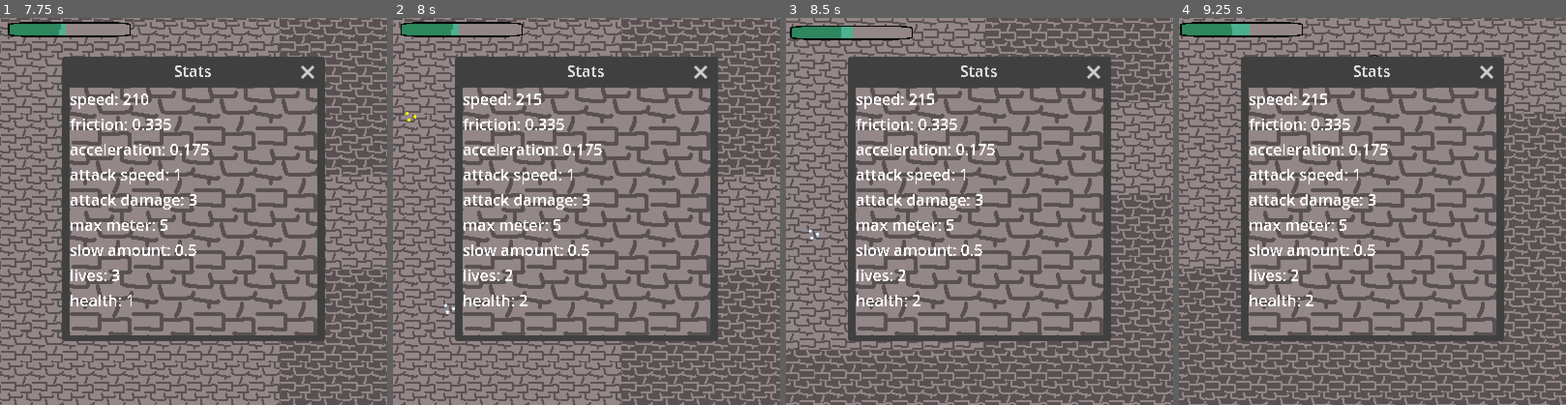
Above: before the commit, frames 1-4 (left to right).
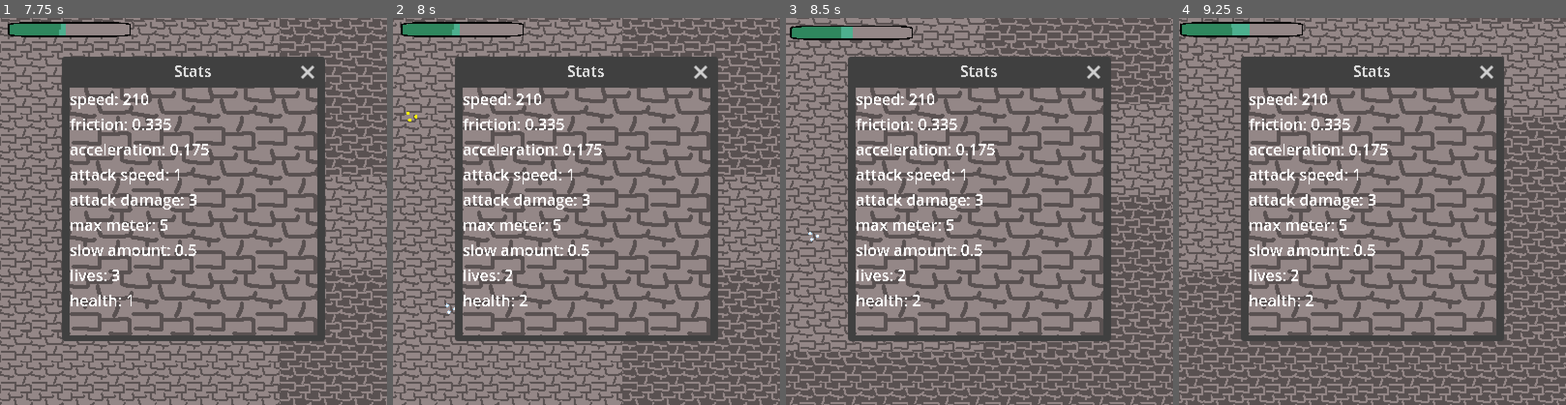
Above: after the commit, the same moments.

Repository: pYMxlobo/itemfinity
Game: Godot game, scene res://scenes/testo.tscn
Two runs of this game, one before a commit and one after it. Both use one fixed random seed, a clock stepped at 60 frames per second and the inputs below.
Inputs (mouse positions are in pixels of both pictures, inside the frame that each line leads up to):
- Up to frame 1 (7.75 s): tap Enter at 0.5 s; move the mouse to (278, 192) at 0.52 s; hold D (right) 0.53-1.28 s; hold Q (shooting, bound only before the commit) 0.53-1.28 s; move the mouse to (116, 230) at 1.27 s; hold S (down) 1.28-2.03 s; tap Q (shooting, bound only before the commit) at 1.35, 2.3, 2.85, 4.55, 5.85, 6.8, 7.35 s; move the mouse to (232, 126) at 2.02 s; hold D (right) 2.03-2.78 s; hold F (slow) 2.03-2.78 s; move the mouse to (174, 288) at 2.77 s; hold W (up) 2.78-3.53 s; move the mouse to (309, 269) at 3.52 s; hold Q (shooting, bound only before the commit) 3.53-4.28 s; hold A (left) 3.53-5.03 s; move the mouse to (77, 153) at 4.27 s; tap F (slow) at 4.35 s; move the mouse to (212, 211) at 5.02 s; hold S (down) 5.03-5.78 s; hold Q (shooting, bound only before the commit) 5.03-5.78 s; move the mouse to (135, 114) at 5.77 s; hold D (right) 5.78-6.53 s; move the mouse to (278, 192) at 6.52 s; hold W (up) 6.53-7.28 s; hold F (slow) 6.53-7.28 s; move the mouse to (116, 230) at 7.27 s; hold D (right) from 7.28 s (still down)
- Up to frame 2 (8 s): keep holding D (right)
- Up to frame 3 (8.5 s): move the mouse to (1018, 126) at 8.02 s; release D (right) at 8.03 s; hold S (down) from 8.03 s (still down); hold Q (shooting, bound only before the commit) from 8.03 s (still down)
- Up to frame 4 (9.25 s): move the mouse to (1353, 288) at 8.77 s; release S (down) at 8.78 s; release Q (shooting, bound only before the commit) at 8.78 s; hold A (left) from 8.78 s (still down); tap F (slow) at 8.85 s; tap Q (shooting, bound only before the commit) at 9.05 s

Frame 1 is identical in both runs. In frame 2, 6.5% of the frame differs, in the area x 0-100%, y 0-100%; in frame 3, 22%; in frame 4, 25%.

Commit message:
backup since my power is flashing

Diff:
--- a/project.godot
+++ b/project.godot
@@ -79,13 +79,28 @@
 , Object(InputEventJoypadButton,"resource_local_to_scene":false,"resource_name":"","device":-1,"button_index":1,"pressure":0.0,"pressed":true,"script":null)
 ]
 }
-shooting={
+atk_up={
 "deadzone": 0.5,
-"events": [Object(InputEventKey,"resource_local_to_scene":fa …(140 unchanged characters)… d":false,"keycode":0,"physical_keycode":81,"key_label":0,"unicode":113,"echo":false,"script":null)
-, Object(InputEventKey,"resource_local_to_scene":false,"resource_name":"","device":-1,"window_id":0,"alt_pressed":false,"shift_pressed":false,"ctrl_pressed":false,"meta_pressed":false,"pressed":false,"keycode":0,"physical_keycode":69,"key_label":0,"unicode":101,"echo":false,"script":null)
-, Object(InputEventKey,"resource_local_to_scene":false,"resource_name":"","device":-1,"window_id":0,"alt_pressed":false,"shift_pressed":false,"ctrl_pressed":false,"meta_pressed":false,"pressed":false,"keycode":0,"physical_keycode":32,"key_label":0,"unicode":32,"echo":false,"script":null)
-, Object(InputEventJoypadMotion,"resource_local_to_scene":false,"resource_name":"","device":-1,"axis":4,"axis_value":1.0,"script":null)
-, Object(InputEventJoypadMotion,"resource_local_to_scene":false,"resource_name":"","device":-1,"axis":5,"axis_value":1.0,"script":null)
+"events": [Object(InputEventKey,"resource_local_to_scene":fa …(140 unchanged characters)… d":false,"keycode":0,"physical_keycode":4194320,"key_label":0,"unicode":0,"echo":false,"script":null)
+, Object(InputEventJoypadMotion,"resource_local_to_scene":false,"resource_name":"","device":-1,"axis":3,"axis_value":-1.0,"script":null)
+]
+}
+atk_down={
+"deadzone": 0.5,
+"events": [Object(InputEventKey,"resource_local_to_scene":false,"resource_name":"","device":-1,"window_id":0,"alt_pressed":false,"shift_pressed":false,"ctrl_pressed":false,"meta_pressed":false,"pressed":false,"keycode":0,"physical_keycode":4194322,"key_label":0,"unicode":0,"echo":false,"script":null)
+, Object(InputEventJoypadMotion,"resource_local_to_scene":false,"resource_name":"","device":-1,"axis":3,"axis_value":1.0,"script":null)
+]
+}
+atk_left={
+"deadzone": 0.5,
+"events": [Object(InputEventKey,"resource_local_to_scene":false,"resource_name":"","device":-1,"window_id":0,"alt_pressed":false,"shift_pressed":false,"ctrl_pressed":false,"meta_pressed":false,"pressed":false,"keycode":0,"physical_keycode":4194319,"key_label":0,"unicode":0,"echo":false,"script":null)
+, Object(InputEventJoypadMotion,"resource_local_to_scene":false,"resource_name":"","device":-1,"axis":2,"axis_value":-1.0,"script":null)
+]
+}
+atk_right={
+"deadzone": 0.5,
+"events": [Object(InputEventKey,"resource_local_to_scene":false,"resource_name":"","device":-1,"window_id":0,"alt_pressed":false,"shift_pressed":false,"ctrl_pressed":false,"meta_pressed":false,"pressed":false,"keycode":0,"physical_keycode":4194321,"key_label":0,"unicode":0,"echo":false,"script":null)
+, Object(InputEventJoypadMotion,"resource_local_to_scene":false,"resource_name":"","device":-1,"axis":2,"axis_value":1.0,"script":null)
 ]
 }
 
--- a/scenes/the_orb.tscn
+++ b/scenes/the_orb.tscn
@@ -9,6 +9,7 @@
 [ext_resource type="Script" path="res://scripts/healthtext.gd" id="6_27tuu"]
 [ext_resource type="Shader" path="res://other/haha.gdshader" id="7_yfjid"]
 [ext_resource type="Texture2D" uid="uid://2whsm5f4ge8c" path="res://sprites/bricktile.png" id="9_042w4"]
+[ext_resource type="Script" path="res://scripts/longattackhitbox.gd" id="10_svbsa"]
 
 [sub_resource type="CircleShape2D" id="CircleShape2D_2fwfk"]
 radius = 6.0
@@ -90,12 +91,15 @@
 [sub_resource type="GradientTexture2D" id="GradientTexture2D_kq677"]
 gradient = SubResource("Gradient_jm2n8")
 
+[sub_resource type="RectangleShape2D" id="RectangleShape2D_0wwew"]
+size = Vector2(16, 10)
+
 [node name="The Orb" type="CharacterBody2D" node_paths=PackedStringArray("lalala")]
 collision_layer = 2
 collision_mask = 3
+motion_mode = 1
 script = ExtResource("1_07vxm")
 max_slow = 5.0
-lives = 3
 red = 1
 lalala = NodePath("Window/Label")
 
@@ -186,4 +190,35 @@
 [node name="Timer" type="Timer" parent="."]
 wait_time = 0.5
 
+[node name="attack_up" type="CollisionShape2D" parent="."]
+position = Vector2(0, -13)
+shape = SubResource("RectangleShape2D_0wwew")
+disabled = true
+script = ExtResource("10_svbsa")
+attack_direction = "up"
+
+[node name="attack_down" type="CollisionShape2D" parent="."]
+position = Vector2(0, 13)
+rotation = 3.14159
+shape = SubResource("RectangleShape2D_0wwew")
+disabled = true
+script = ExtResource("10_svbsa")
+attack_direction = "down"
+
+[node name="attack_left" type="CollisionShape2D" parent="."]
+position = Vector2(-13, 0)
+rotation = -1.5708
+shape = SubResource("RectangleShape2D_0wwew")
+disabled = true
+script = ExtResource("10_svbsa")
+attack_direction = "left"
+
+[node name="attack_right" type="CollisionShape2D" parent="."]
+position = Vector2(13, 0)
+rotation = 1.5708
+shape = SubResource("RectangleShape2D_0wwew")
+disabled = true
+script = ExtResource("10_svbsa")
+attack_direction = "right"
+
 [connection signal="timeout" from="Timer" to="." method="_on_timer_timeout"]
--- /dev/null
+++ b/scripts/longattackhitbox.gd
@@ -0,0 +1,48 @@
+extends CollisionShape2D
+
+@export var attack_direction : String
+# Called when the node enters the scene tree for the first time.
+func _ready():
+	pass # Replace with function body.
+
+
+# Called every frame. 'delta' is the elapsed time since the previous frame.
+func _process(delta):
+	shape.size.y = get_parent().atk_range * 10
+
+
+
+
+func _input(event):
+	if event.is_action_pressed("atk_up"):
+		if attack_direction == "up":
+			disabled = false
+		else:
+			disabled = true
+	if event.is_action_pressed("atk_down"):
+		if attack_direction == "down":
+			disabled = false
+		else:
+			disabled = true
+	if event.is_action_pressed("atk_left"):
+		if attack_direction == "left":
+			disabled = false
+		else:
+			disabled = true
+	if event.is_action_pressed("atk_right"):
+		if attack_direction == "right":
+			disabled = false
+		else:
+			disabled = true
+	if event.is_action_released("atk_up"):
+		if attack_direction == "up":
+			disabled = true
+	if event.is_action_released("atk_down"):
+		if attack_direction == "down":
+			disabled = true
+	if event.is_action_released("atk_left"):
+		if attack_direction == "left":
+			disabled = true
+	if event.is_action_released("atk_right"):
+		if attack_direction == "right":
+			disabled = true
--- a/scripts/player.gd
+++ b/scripts/player.gd
@@ -5,9 +5,10 @@
 @export var acceleration = 0.175
 @export var atk_speed : float = 1
 @export var atk_damg : float = 3
+@export var atk_range : int = 1
 @export var max_slow : float = 10
 @export var slow_amt = 0.5
-@export var lives : int = 1
+@export var lives : int = 3
 
 var slow_charge : float = 0
 
@@ -16,6 +17,7 @@
 var def_accel : float
 var def_atk_sp : float
 var def_atk_dam : float
+var def_atk_ran : int
 var def_max_slow : float
 var def_slow_amount : float
 var def_lives : int
@@ -69,6 +71,7 @@
 	def_max_slow = max_slow
 	def_slow_amount = slow_amt
 	def_lives = lives
+	def_atk_ran = atk_range
 	#pre_red = red
 	#pre_green = green
 	#pre_yellow = yellow
@@ -112,13 +115,6 @@
 	elif event.is_action_released("slow"):
 		slow_switch = false
 
-
-	if event.is_action_pressed("shooting"):
-		shooting = true
-		Global.health = Global.health - 1
-		print(Global.health)
-	elif event.is_action_released("shooting"):
-		shooting = false
 
 
 func _process(delta):
@@ -229,7 +225,7 @@
 		atk_damg = def_atk_dam + (1 * orange)
 		pre_orange = orange
 	if pre_cyan != cyan:
-		speed = def_speed + (15 * cyan)
+		atk_range = def_atk_ran + (1 * cyan)
 		pre_cyan = cyan
 	if pre_white != white:
 		max_slow = def_max_slow + (1 * white)
Not shown, added: music/Purityv2.wav.import
Not shown: 1 places in scenes/the_orb.tscn that only renumber resources
Not shown, added: music/Purityv2.wav
